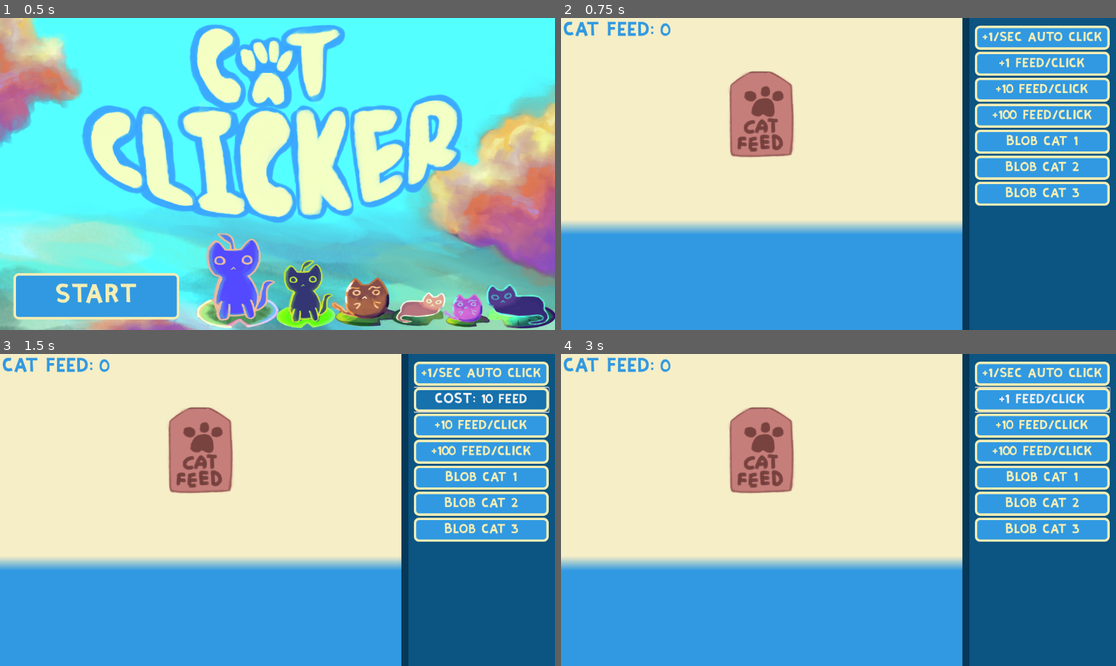
Above: before the commit, frames 1-4 (two rows, left to right).
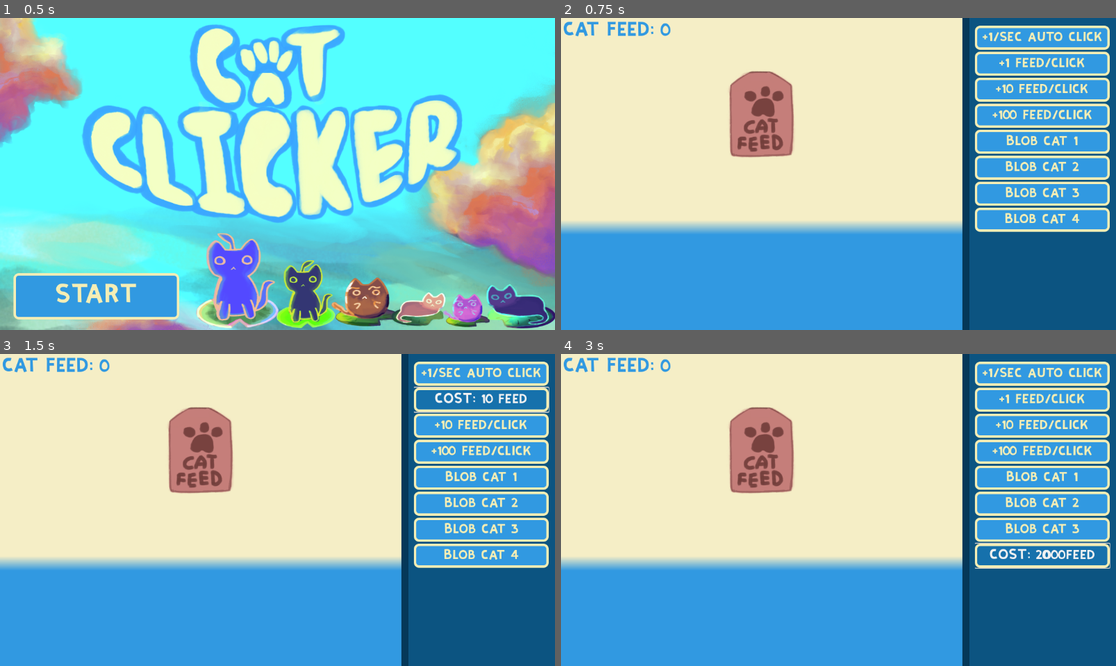
Above: after the commit, the same moments.

Repository: variidian/clicker-game
Game: Godot game, scene res://scenes/start_menu.tscn
The game is run twice, just before and just after one commit, with the same random seed, the same clock (stepped at 60 frames per second) and the same inputs.
Inputs (mouse positions are in pixels of both pictures, inside the frame that each line leads up to):
- Up to frame 1 (0.5 s): no input
- Up to frame 2 (0.75 s): click "START" at 0.5 s
- Up to frame 3 (1.5 s): click "+1 feed/click" at 1.25 s
- Up to frame 4 (3 s): click "COST: 10 feed" at 2 s; click (1043, 556) at 2.75 s, where only the run after the commit has a clickable "Blob cat 4"

Frame 1 is identical in both runs. In frame 2, 1.9% of the frame differs, in the area x 74-99%, y 60-69%; in frame 3, 1.9%; in frame 4, 2.5%, in the area x 74-99%, y 10-69%.

Commit message:
fourth cat

Diff:
--- a/scenes/main_scene.gd
+++ b/scenes/main_scene.gd
@@ -40,6 +40,9 @@
 @onready var blobcat5_bought := false
 @onready var blobcat3_animation = $blobcat3
 @onready var button6 = $ScrollContainer/VBoxContainer/Button6
+@onready var blobcat4_animation = $blobcat4
+@onready var button7 = $ScrollContainer/VBoxContainer/Button7
+
 func _ready():
 	feeding_text.hide()
 	frenzy_sprite.hide()
@@ -224,3 +227,18 @@
 func _on_blobcat_3_animation_finished(anim_name: StringName) -> void:
 	if anim_name == "entry":
 		blobcat3_animation.play("loop")
+
+
+func _on_button_7_pressed() -> void:
+	if clicky >= 20000 and not blobcat4_bought:
+		clicky -= 20000
+		blobcat4_animation.play("entry")
+		random_meow()
+		blobcat4_bought = true
+		blobcat_amount += 2
+
+
+func _on_button_7_mouse_entered() -> void:
+	button7.text = "COST: 200 0 0 feed"
+func _on_button_7_mouse_exited() -> void:
+	button7.text = "Blob cat 4"
--- a/scenes/main_scene.tscn
+++ b/scenes/main_scene.tscn
@@ -11,6 +11,7 @@
 [ext_resource type="AudioStream" uid="uid://c5ljhkdqhsg80" path="res://assets/757104__solarpsychedelic__rapid-fuzz-arpeggio.wav" id="9_c1pb6"]
 [ext_resource type="AudioStream" uid="uid://cknrriclnvyiv" path="res://assets/646849__konstati__crunch_munch.wav" id="10_6wevv"]
 [ext_resource type="Texture2D" uid="uid://d3nbwwha1lb4n" path="res://assets/blobcat3.png" id="11_e1cbu"]
+[ext_resource type="Texture2D" uid="uid://bmsl220sxaj3" path="res://assets/blobcat4.png" id="12_mngbo"]
 
 [sub_resource type="StyleBoxFlat" id="StyleBoxFlat_pw63i"]
 bg_color = Color(0.9607843, 0.93333334, 0.7764706, 1)
@@ -427,7 +428,7 @@
 
 [sub_resource type="Animation" id="Animation_r6p65"]
 resource_name = "eating"
-length = 7.0
+length = 3.2
 tracks/0/type = "value"
 tracks/0/imported = false
 tracks/0/enabled = true
@@ -435,7 +436,7 @@
 tracks/0/interp = 1
 tracks/0/loop_wrap = true
 tracks/0/keys = {
-"times": PackedFloat32Array(0, 3.1650918, 4.701364, 6.8333335),
+"times": PackedFloat32Array(0, 1.0666667, 2.5333333, 3.1333334),
 "transitions": PackedFloat32Array(1, 1, 1, 1),
 "update": 0,
 "values": [0.0, 1.0, 1.0, 0.0]
@@ -590,6 +591,64 @@
 [sub_resource type="RectangleShape2D" id="RectangleShape2D_k6f3i"]
 size = Vector2(131.5, 152)
 
+[sub_resource type="Animation" id="Animation_xdqt8"]
+resource_name = "entry"
+length = 6.0
+tracks/0/type = "value"
+tracks/0/imported = false
+tracks/0/enabled = true
+tracks/0/path = NodePath("Sprite2D2:position")
+tracks/0/interp = 1
+tracks/0/loop_wrap = true
+tracks/0/keys = {
+"times": PackedFloat32Array(0, 1.98, 2.7, 3.21, 4.0666666, 4.51, 5.25, 5.78),
+"transitions": PackedFloat32Array(1, 1, 1, 1, 1, 1, 1, 1),
+"update": 0,
+"values": [Vector2(-344, 866), Vector2(-148, 728), Vector2(-148, 728), Vector2(-179, 699), Vector2(-29, 743), Vector2(52, 703), Vector2(54, 647), Vector2(54, 647)]
+}
+
+[sub_resource type="Animation" id="Animation_adb74"]
+length = 0.001
+tracks/0/type = "value"
+tracks/0/imported = false
+tracks/0/enabled = true
+tracks/0/path = NodePath("Sprite2D2:position")
+tracks/0/interp = 1
+tracks/0/loop_wrap = true
+tracks/0/keys = {
+"times": PackedFloat32Array(0),
+"transitions": PackedFloat32Array(1),
+"update": 0,
+"values": [Vector2(-344, 866)]
+}
+
+[sub_resource type="Animation" id="Animation_58gk3"]
+resource_name = "loop"
+length = 13.0
+loop_mode = 2
+tracks/0/type = "value"
+tracks/0/imported = false
+tracks/0/enabled = true
+tracks/0/path = NodePath("Sprite2D2:position")
+tracks/0/interp = 1
+tracks/0/loop_wrap = true
+tracks/0/keys = {
+"times": PackedFloat32Array(0, 0.82568014, 1.5490636, 2.1666667, 3.1, 3.6899865, 4.3333335, 5.0666666, 5.4333334, 6.0666666, 7.4333334, 8.466666, 9, 9.930732, 11.366667, 12.640272),
+"transitions": PackedFloat32Array(1, 1, 1, 1, 1, 1, 1, 1, 1, 1, 1, 1, 1, 1, 1, 1),
+"update": 0,
+"values": [Vector2(54, 647), Vector2(103, 676), Vector2(69, 675), Vector2(-14, 679), Vector2(-14, 679), Vector2(171, 680), Vector2(150, 630), Vector2(12, 680), Vector2(-65, 689), Vector2(-88, 616), Vector2(-88, 616), Vector2(-124, 680), Vector2(-130, 620), Vector2(-13, 587), Vector2(108, 567), Vector2(108, 567)]
+}
+
+[sub_resource type="AnimationLibrary" id="AnimationLibrary_to7gp"]
+_data = {
+&"RESET": SubResource("Animation_adb74"),
+&"entry": SubResource("Animation_xdqt8"),
+&"loop": SubResource("Animation_58gk3")
+}
+
+[sub_resource type="RectangleShape2D" id="RectangleShape2D_4w45t"]
+size = Vector2(190, 180.5)
+
 [node name="main_scene" type="Node2D"]
 script = ExtResource("1_pw63i")
 
@@ -670,6 +729,13 @@
 size_flags_vertical = 2
 theme = ExtResource("1_w2twt")
 text = "Blob cat 3"
+
+[node name="Button7" type="Button" parent="ScrollContainer/VBoxContainer"]
+custom_minimum_size = Vector2(280, 50)
+layout_mode = 2
+size_flags_vertical = 2
+theme = ExtResource("1_w2twt")
+text = "Blob cat 4"
 
 [node name="Label" type="Label" parent="."]
 offset_left = 4.0
@@ -782,7 +848,7 @@
 volume_db = -13.358
 
 [node name="feeding_blobcat" type="Timer" parent="."]
-wait_time = 15.0
+wait_time = 7.0
 
 [node name="munch" type="AudioStreamPlayer" parent="."]
 stream = ExtResource("10_6wevv")
@@ -805,6 +871,41 @@
 &"": SubResource("AnimationLibrary_01n6w")
 }
 
+[node name="game_end" type="AnimationPlayer" parent="."]
+libraries = {
+&"": SubResource("AnimationLibrary_bcnxi")
+}
+
+[node name="blobcat3" type="AnimationPlayer" parent="."]
+libraries = {
+&"": SubResource("AnimationLibrary_7nt27")
+}
+
+[node name="blobcat3_" type="Sprite2D" parent="."]
+position = Vector2(-473, 683)
+texture = ExtResource("11_e1cbu")
+
+[node name="Area2D" type="Area2D" parent="blobcat3_"]
+
+[node name="CollisionShape2D" type="CollisionShape2D" parent="blobcat3_/Area2D"]
+position = Vector2(110, -110)
+shape = SubResource("RectangleShape2D_k6f3i")
+
+[node name="blobcat4" type="AnimationPlayer" parent="."]
+libraries = {
+&"": SubResource("AnimationLibrary_to7gp")
+}
+
+[node name="Sprite2D2" type="Sprite2D" parent="."]
+position = Vector2(-344, 866)
+texture = ExtResource("12_mngbo")
+
+[node name="Area2D" type="Area2D" parent="Sprite2D2"]
+
+[node name="CollisionShape2D" type="CollisionShape2D" parent="Sprite2D2/Area2D"]
+position = Vector2(281, -148.25)
+shape = SubResource("RectangleShape2D_4w45t")
+
 [node name="game_end_bg" type="ColorRect" parent="."]
 visible = false
 offset_right = 1179.0
@@ -821,27 +922,6 @@
 text = "game end: you went too broke  :3 "
 visible_characters = 0
 visible_ratio = 0.0
-
-[node name="game_end" type="AnimationPlayer" parent="."]
-libraries = {
-&"": SubResource("AnimationLibrary_bcnxi")
-}
-
-[node name="blobcat3" type="AnimationPlayer" parent="."]
-libraries = {
-&"": SubResource("AnimationLibrary_7nt27")
-}
-
-[node name="blobcat3_" type="Sprite2D" parent="."]
-position = Vector2(-473, 683)
-texture = ExtResource("11_e1cbu")
-
-[node name="Area2D" type="Area2D" parent="blobcat3_"]
-
-[node name="CollisionShape2D" type="CollisionShape2D" parent="blobcat3_/Area2D"]
-visible = false
-position = Vector2(110, -110)
-shape = SubResource("RectangleShape2D_k6f3i")
 
 [connection signal="mouse_entered" from="ScrollContainer/VBoxContainer/autoclick_purchase" to="." method="_on_autoclick_purchase_mouse_entered"]
 [connection signal="mouse_exited" from="ScrollContainer/VBoxContainer/autoclick_purchase" to="." method="_on_autoclick_purchase_mouse_exited"]
@@ -864,6 +944,9 @@
 [connection signal="mouse_entered" from="ScrollContainer/VBoxContainer/Button6" to="." method="_on_button_6_mouse_entered"]
 [connection signal="mouse_exited" from="ScrollContainer/VBoxContainer/Button6" to="." method="_on_button_6_mouse_exited"]
 [connection signal="pressed" from="ScrollContainer/VBoxContainer/Button6" to="." method="_on_button_6_pressed"]
+[connection signal="mouse_entered" from="ScrollContainer/VBoxContainer/Button7" to="." method="_on_button_7_mouse_entered"]
+[connection signal="mouse_exited" from="ScrollContainer/VBoxContainer/Button7" to="." method="_on_button_7_mouse_exited"]
+[connection signal="pressed" from="ScrollContainer/VBoxContainer/Button7" to="." method="_on_button_7_pressed"]
 [connection signal="mouse_entered" from="blobcat1/meow2d" to="." method="_on_meow_2d_mouse_entered"]
 [connection signal="animation_finished" from="AnimationPlayer" to="." method="_on_animation_player_animation_finished"]
 [connection signal="mouse_entered" from="Area2D" to="." method="_on_area_2d_mouse_entered"]
Binary file added: assets/blobcat4.png
Not shown, added: assets/blobcat4.png.import
Not shown, added: export_presets.cfg
Not shown: 1 places in scenes/main_scene.tscn that only renumber resources
Binary file added: zz/clicker-game.apple-touch-icon.png
Binary file added: zz/clicker-game.icon.png
Binary file added: zz/clicker-game.png
Not shown, added: zz/clicker-game.audio.position.worklet.js
Not shown, added: zz/clicker-game.audio.worklet.js
Not shown, added: zz/clicker-game.html
Not shown, added: zz/clicker-game.js
Not shown, added: zz/clicker-game.pck
(and 1 more such lines)
